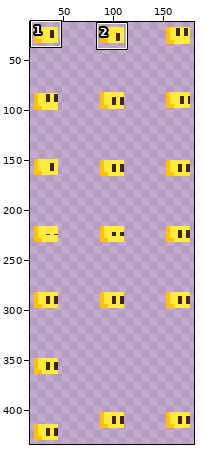
Sprite sheet, stored at blob/images/player-sheet0.png. The picture above shows the old version from afar; the outline marks the close-up.
Close-up. As it was:
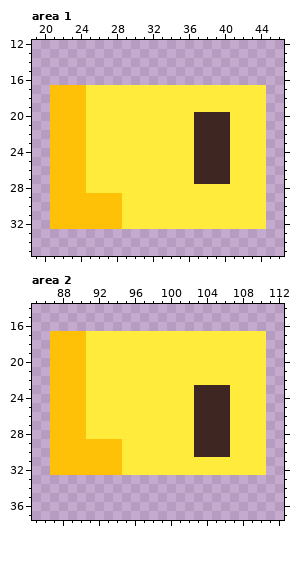
The file is 256x512 pixels. Shown: area 1: x 19..46, y 12..35; area 2: x 85..112, y 14..37. The wide view leaves out empty margins.
New version:
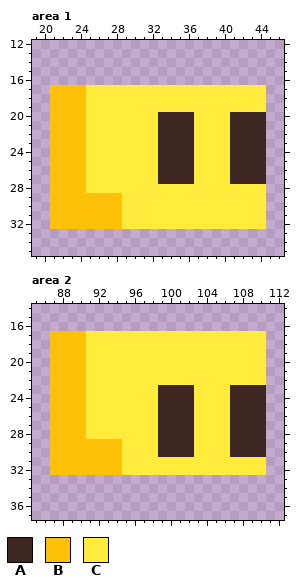
Palette (. is transparent): A #3e2723  B #ffc107  C #ffeb3b
Edits made:
--- area 1
@@ x 31..46 @@
 19 CCCCCCCCCCCCCC..
-20 CCCCCCAAAACCCC..
-21 CCCCCCAAAACCCC..
-22 CCCCCCAAAACCCC..
-23 CCCCCCAAAACCCC..
-24 CCCCCCAAAACCCC..
-25 CCCCCCAAAACCCC..
-26 CCCCCCAAAACCCC..
-27 CCCCCCAAAACCCC..
+20 CCAAAACCCCAAAA..
+21 CCAAAACCCCAAAA..
+22 CCAAAACCCCAAAA..
+23 CCAAAACCCCAAAA..
+24 CCAAAACCCCAAAA..
+25 CCAAAACCCCAAAA..
+26 CCAAAACCCCAAAA..
+27 CCAAAACCCCAAAA..
 28 CCCCCCCCCCCCCC..
--- area 2
@@ x 97..112 @@
 22 CCCCCCCCCCCCCC..
-23 CCCCCCAAAACCCC..
-24 CCCCCCAAAACCCC..
-25 CCCCCCAAAACCCC..
-26 CCCCCCAAAACCCC..
-27 CCCCCCAAAACCCC..
-28 CCCCCCAAAACCCC..
-29 CCCCCCAAAACCCC..
-30 CCCCCCAAAACCCC..
+23 CCAAAACCCCAAAA..
+24 CCAAAACCCCAAAA..
+25 CCAAAACCCCAAAA..
+26 CCAAAACCCCAAAA..
+27 CCAAAACCCCAAAA..
+28 CCAAAACCCCAAAA..
+29 CCAAAACCCCAAAA..
+30 CCAAAACCCCAAAA..
 31 CCCCCCCCCCCCCC..
Changed places in both close-ups, as pixel boxes (x1, y1, x2, y2):
changed: (158, 112, 266, 184)
changed: (158, 385, 266, 457)
